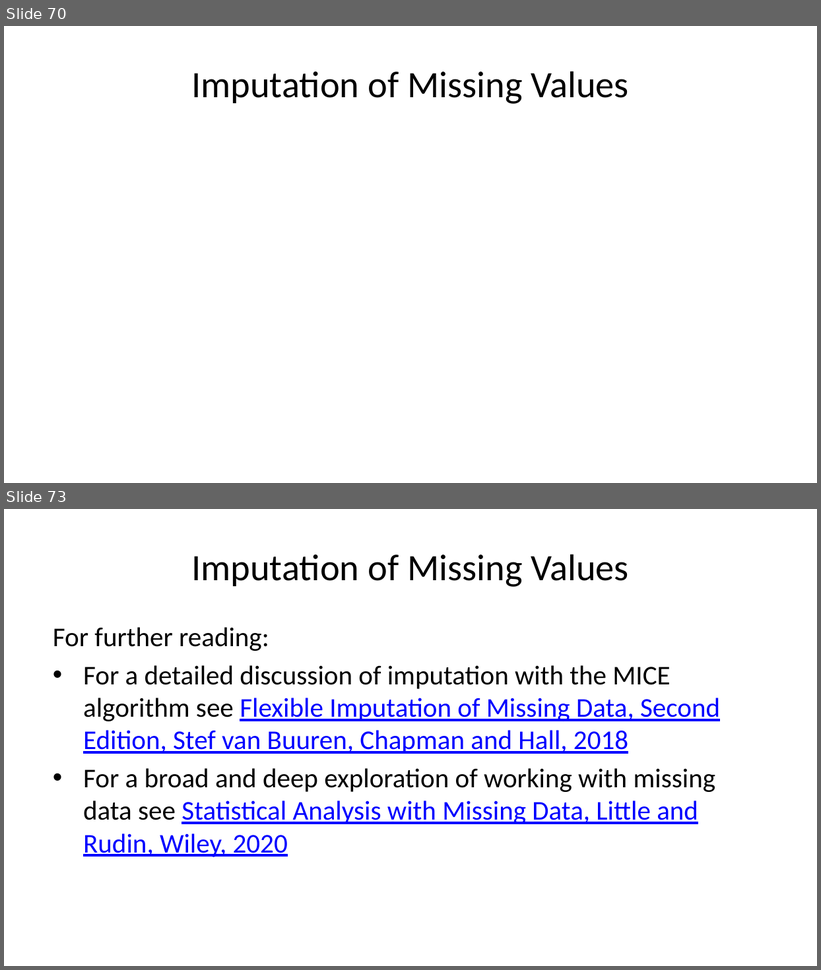
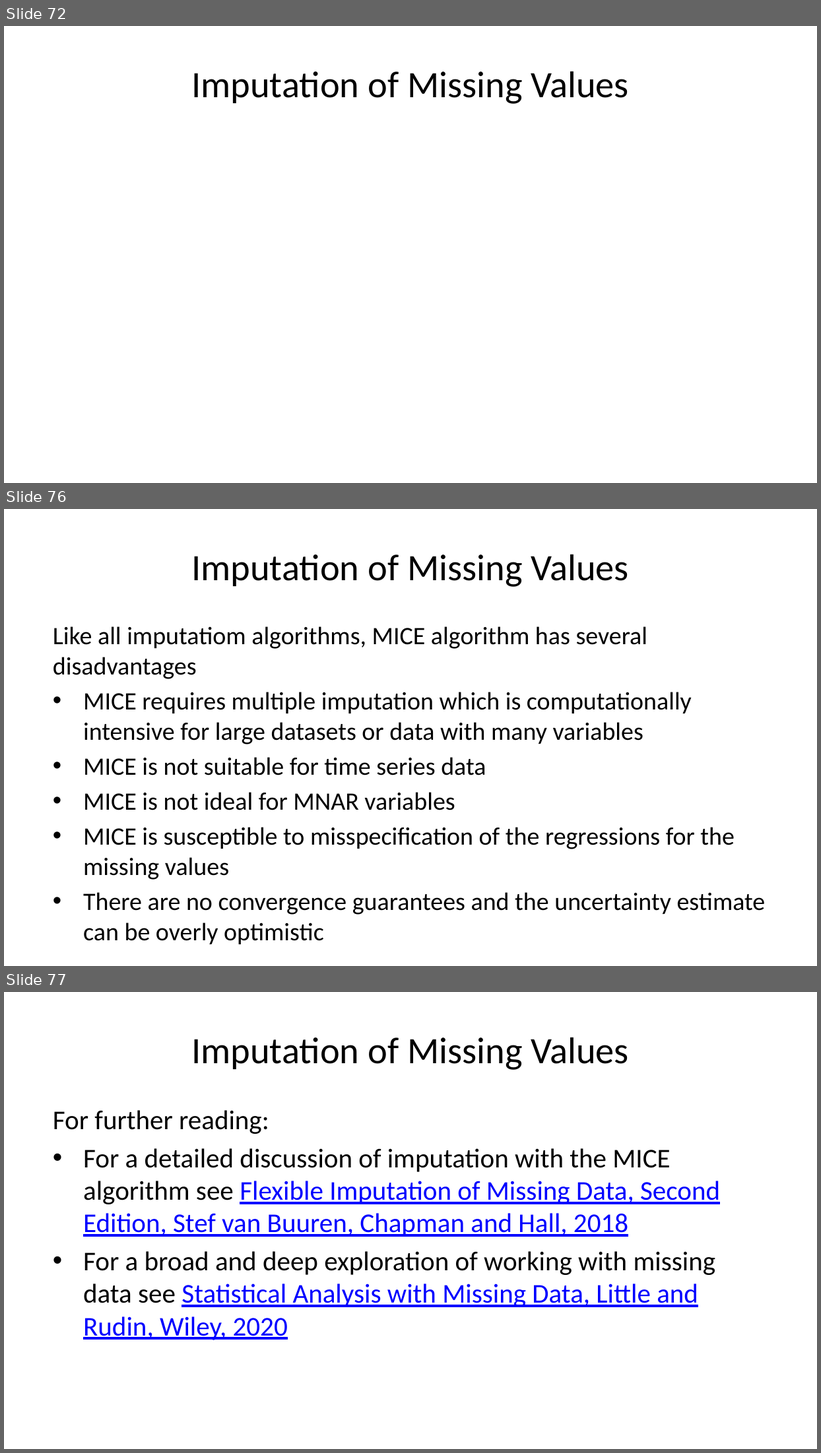
Before and after one commit to StephenElston/CSCI-E-83, a slide deck: LectureSlides/11_ModelsForMessyData.pptx. Shown one above the other, each under a label of ours: slides 70 and 73 before the commit, slides 72, 76 and 77 after it; the slides between them are not shown. The pictures are 821x970 and 821x1453 pixels, drawn with LibreOffice and Linux fonts; fonts in the diff are those of the drawing; grey boxes stand for pictures. Boxes give left, top, right and bottom in pixels: in the first picture for what was removed or moved away, otherwise in the second. Text is boxed around its words. In the diff, an @@ line names an element or a change of style, - is before the commit and + after.

Commit message:
Added and updated slides on imputation

```diff
--- a/LectureSlides/11_ModelsForMessyData.pptx
+++ b/LectureSlides/11_ModelsForMessyData.pptx
@@ slide 76 added at [4,509,817,966], background #FFFFFF @@
@@ title added at [191,554,629,587], 33 pt, text #000000 @@
+Imputation of Missing Values
@@ text added at [53,626,766,945], 22.2 pt, text #000000 @@
+Like all imputatiom algorithms, MICE algorithm has several disadvantages
+• MICE requires multiple imputation which is computationally intensive for large datasets or data with many variables
+• MICE is not suitable for time series data
+• MICE is not ideal for MNAR variables
+• MICE is susceptible to misspecification of the regressions for the missing values
+• There are no convergence guarantees and the uncertainty estimate can be overly optimistic
@@ what was slide 70 is now slide 72 @@
@@ what was slide 73 is now slide 77 @@
```
Also in this commit, not shown: 6 slides changed, 3 other slides added.
